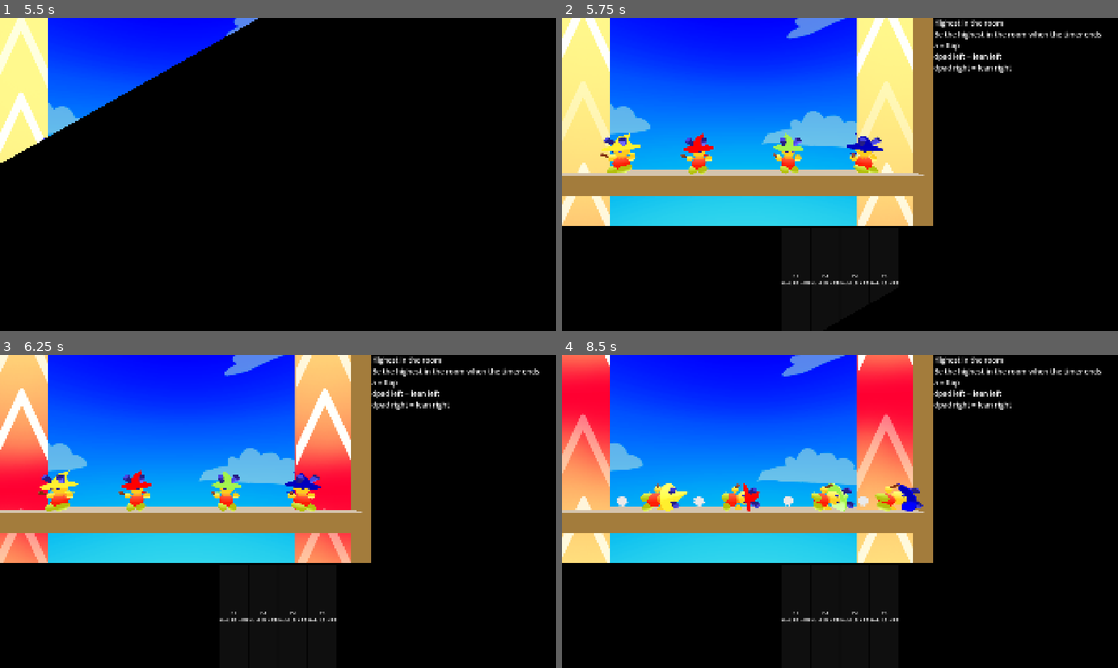
Above: before the commit, frames 1-4 (two rows, left to right).
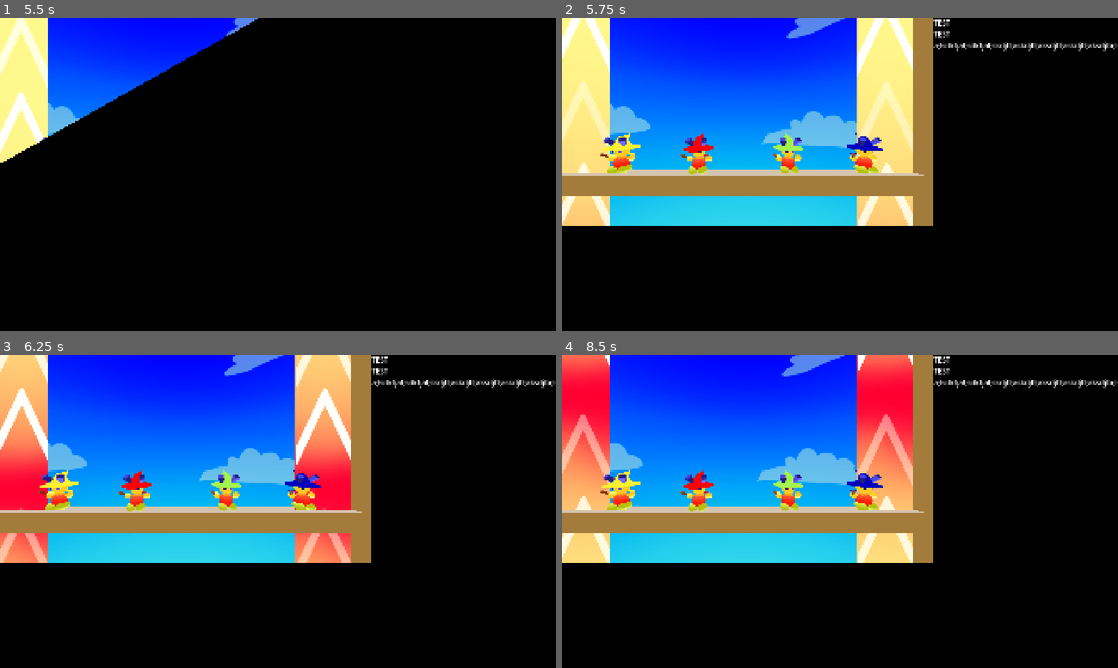
Above: after the commit, the same moments.

Repository: JZxAkuma/Game-Prototype-3
Game: Godot game, scene res://DO NOT TOUCH/Scene/main.tscn
The game is run twice, just before and just after one commit, with the same random seed, the same clock (stepped at 60 frames per second) and the same inputs.
Inputs (mouse positions are in pixels of both pictures, inside the frame that each line leads up to):
- Up to frame 1 (5.5 s): tap Enter (ui_accept) at 0.5 s; move the mouse to (400, 158) at 0.52 s; hold D (right) 0.53-1.28 s; hold J (a) 0.53-1.28 s; tap 2 (flappy) at 0.77, 1.07, 1.52, 1.82, 3.77, 4.07, 4.52, 4.82, 5.27 s; tap K (b) at 0.8, 1.35, 5.3 s; move the mouse to (166, 190) at 1.27 s; hold S (down) 1.28-2 s; tap Ctrl (control) at 1.55 s; click "Start" at 2 s; tap A (left) at 2.75, 3.5 s; move the mouse to (333, 105) at 2.77 s; hold D (right) 2.78-3.53 s; hold Ctrl (control) 2.78-3.53 s; tap U (x) at 3.05, 3.6 s; move the mouse to (250, 237) at 3.52 s; hold W (up) 3.53-4.28 s; tap I (y) at 3.8, 4.35 s; move the mouse to (444, 221) at 4.27 s; hold J (a) 4.28-5.03 s; hold A (left) from 4.28 s (still down); move the mouse to (111, 127) at 5.02 s; tap J (a) at 5.1 s
- Up to frame 2 (5.75 s): keep holding A (left); tap 2 (flappy) at 5.57 s
- Up to frame 3 (6.25 s): move the mouse to (305, 511) at 5.77 s; release A (left) at 5.78 s; hold S (down) from 5.78 s (still down); hold K (b) from 5.78 s (still down); tap Ctrl (control) at 6.05 s
- Up to frame 4 (8.5 s): move the mouse to (756, 433) at 6.52 s; release S (down) at 6.53 s; release K (b) at 6.53 s; hold D (right) 6.53-7.28 s; tap 3 (button mash) at 6.6 s; tap 2 (flappy) at 6.77, 7.07, 7.52, 7.82, 8.27 s; tap U (x) at 6.8 s; move the mouse to (962, 495) at 7.27 s; hold W (up) 7.28-8.03 s; hold Ctrl (control) 7.28-8.03 s; tap I (y) at 7.55 s; move the mouse to (728, 527) at 8.02 s; hold D (right) from 8.03 s (still down); tap O (lb) at 8.1 s; tap J (a) at 8.3 s

Frame 1 is identical in both runs. In frame 2, 1.5% of the frame differs, in the area x 39-100%, y 0-86%; in frame 3, 2.0%; in frame 4, 5.2%, in the area x 6-100%, y 0-86%.
Error after the commit: Attempt to call function '_setup' in base 'null instance' on a null instance. (res://DO)

Commit message:
Tutorial layer now is its own scene

Diff:
--- a/DO NOT TOUCH/Scene/minigames/button_mash/button_mash_scene.tscn
+++ b/DO NOT TOUCH/Scene/minigames/button_mash/button_mash_scene.tscn
@@ -1,8 +1,8 @@
 [gd_scene format=3 uid="uid://ccggb32hynvgy"]
 
 [ext_resource type="Script" uid="uid://bjsvm3o87n8ad" path="res://DO NOT TOUCH/Scene/minigames/button_mash/button_mash_scene.gd" id="1_0ogq5"]
-[ext_resource type="Script" uid="uid://bx3kx57jxf8y6" path="res://DO NOT TOUCH/Script/tutorial_layer.gd" id="1_hvlx4"]
 [ext_resource type="Texture2D" uid="uid://dy2fyap6ohcqn" path="res://DO NOT TOUCH/2D/UI Assets/3.png" id="2_anxg6"]
+[ext_resource type="PackedScene" uid="uid://dsmkx52vl5as8" path="res://DO NOT TOUCH/Scene/tutorial_layer.tscn" id="2_m2ndw"]
 [ext_resource type="Texture2D" uid="uid://cq6ekl48c2skp" path="res://DO NOT TOUCH/2D/UI Assets/2.png" id="3_qc7bq"]
 [ext_resource type="Texture2D" uid="uid://b6fe8u31gibph" path="res://DO NOT TOUCH/2D/UI Assets/1.png" id="4_yk74a"]
 [ext_resource type="Texture2D" uid="uid://cr30sryc5sssp" path="res://DO NOT TOUCH/2D/UI Assets/Go.png" id="5_pgo1g"]
@@ -352,73 +352,8 @@
 tutorial_ui = NodePath("Tutorial layer")
 anim = NodePath("countdown layer/AnimationPlayer")
 
-[node name="Tutorial layer" type="CanvasLayer" parent="." unique_id=371981431 node_paths=PackedStringArray("play_cam")]
-script = ExtResource("1_hvlx4")
+[node name="Tutorial layer" parent="." unique_id=364946351 node_paths=PackedStringArray("play_cam") instance=ExtResource("2_m2ndw")]
 play_cam = NodePath("../Game scene/Camera3D")
-
-[node name="Control" type="Control" parent="Tutorial layer" unique_id=863140802]
-layout_mode = 3
-anchors_preset = 15
-anchor_right = 1.0
-anchor_bottom = 1.0
-grow_horizontal = 2
-grow_vertical = 2
-
-[node name="ColorRect" type="ColorRect" parent="Tutorial layer/Control" unique_id=1254458943]
-layout_mode = 1
-anchors_preset = 15
-anchor_right = 1.0
-anchor_bottom = 1.0
-grow_horizontal = 2
-grow_vertical = 2
-color = Color(0, 0, 0, 1)
-
-[node name="VBoxContainer" type="VBoxContainer" parent="Tutorial layer/Control" unique_id=394956181]
-layout_mode = 1
-anchors_preset = 15
-anchor_right = 1.0
-anchor_bottom = 1.0
-grow_horizontal = 2
-grow_vertical = 2
-
-[node name="HBoxContainer" type="HBoxContainer" parent="Tutorial layer/Control/VBoxContainer" unique_id=1762301987]
-layout_mode = 2
-
-[node name="SubViewportContainer" type="SubViewportContainer" parent="Tutorial layer/Control/VBoxContainer/HBoxContainer" unique_id=1038716467]
-layout_mode = 2
-
-[node name="SubViewport" type="SubViewport" parent="Tutorial layer/Control/VBoxContainer/HBoxContainer/SubViewportContainer" unique_id=176680657]
-handle_input_locally = false
-size = Vector2i(1280, 720)
-render_target_update_mode = 4
-
-[node name="Camera3D" type="Camera3D" parent="Tutorial layer/Control/VBoxContainer/HBoxContainer/SubViewportContainer/SubViewport" unique_id=1723845967]
-transform = Transform3D(1, 0, 0, 0, 0.46342772, 0.8861348, 0, -0.8861348, 0.46342772, 0, 11.208, 9.22102)
-
-[node name="VBoxContainer" type="VBoxContainer" parent="Tutorial layer/Control/VBoxContainer/HBoxContainer" unique_id=1690808969]
-layout_mode = 2
-size_flags_horizontal = 3
-
-[node name="title label" type="Label" parent="Tutorial layer/Control/VBoxContainer/HBoxContainer/VBoxContainer" unique_id=735862391]
-layout_mode = 2
-theme_override_font_sizes/font_size = 25
-text = "TEST"
-
-[node name="goal label" type="Label" parent="Tutorial layer/Control/VBoxContainer/HBoxContainer/VBoxContainer" unique_id=1853717980]
-layout_mode = 2
-theme_override_font_sizes/font_size = 25
-text = "TEST"
-
-[node name="controls label" type="Label" parent="Tutorial layer/Control/VBoxContainer/HBoxContainer/VBoxContainer" unique_id=690976007]
-layout_mode = 2
-theme_override_font_sizes/font_size = 25
-text = "a;lsdkfjal;sdkfjal;skdjfl;askdjfl;aksdjfl;askdjfl;aksdjfa;lskdjfal;skdfjasl;dkfjasl;dkfjal;sdkfjlsa;dkfjasdlk;fjasl;dkfjlasdkfj"
-autowrap_mode = 3
-
-[node name="tutorial card container" type="HBoxContainer" parent="Tutorial layer/Control/VBoxContainer" unique_id=1712438063]
-layout_mode = 2
-size_flags_vertical = 3
-alignment = 1
 
 [node name="countdown layer" type="CanvasLayer" parent="." unique_id=202536949]
 
@@ -513,12 +448,16 @@
 [node name="spawns" type="Node3D" parent="." unique_id=1171670973]
 
 [node name="Marker3D" type="Marker3D" parent="spawns" unique_id=1129438426]
+transform = Transform3D(1, 0, 0, 0, 1, 0, 0, 0, 1, -4, 0, 0)
 
 [node name="Marker3D2" type="Marker3D" parent="spawns" unique_id=1638181900]
+transform = Transform3D(1, 0, 0, 0, 1, 0, 0, 0, 1, 4, 0, 0)
 
 [node name="Marker3D3" type="Marker3D" parent="spawns" unique_id=672791851]
+transform = Transform3D(1, 0, 0, 0, 1, 0, 0, 0, 1, -8, 0, 0)
 
 [node name="Marker3D4" type="Marker3D" parent="spawns" unique_id=2145981091]
+transform = Transform3D(1, 0, 0, 0, 1, 0, 0, 0, 1, 8, 0, 0)
 
 [node name="Game scene" type="Node3D" parent="." unique_id=960113387]
 
--- a/DO NOT TOUCH/Scene/minigames/flappy_bird/flappy_scene.tscn
+++ b/DO NOT TOUCH/Scene/minigames/flappy_bird/flappy_scene.tscn
@@ -1,11 +1,11 @@
 [gd_scene format=3 uid="uid://dailkysoenfv8"]
 
 [ext_resource type="Script" uid="uid://bg7lq0tpxc62x" path="res://DO NOT TOUCH/Scene/minigames/flappy_bird/minigame_flappy.gd" id="1_vygtr"]
-[ext_resource type="Script" uid="uid://bx3kx57jxf8y6" path="res://DO NOT TOUCH/Script/tutorial_layer.gd" id="2_2mow2"]
 [ext_resource type="Shader" uid="uid://c1alju3yplb4m" path="res://DO NOT TOUCH/shader/SkyScroller.gdshader" id="2_s7rr5"]
 [ext_resource type="Texture2D" uid="uid://dy2fyap6ohcqn" path="res://DO NOT TOUCH/2D/UI Assets/3.png" id="3_1nc1h"]
 [ext_resource type="Texture2D" uid="uid://cols7mqcx0dji" path="res://DO NOT TOUCH/Environmental Assets/Sky Scroller/Skybox.png" id="3_c8yw6"]
 [ext_resource type="Texture2D" uid="uid://cq6ekl48c2skp" path="res://DO NOT TOUCH/2D/UI Assets/2.png" id="4_wwr53"]
+[ext_resource type="PackedScene" uid="uid://dsmkx52vl5as8" path="res://DO NOT TOUCH/Scene/tutorial_layer.tscn" id="5_hjrpj"]
 [ext_resource type="Texture2D" uid="uid://bnh0syx3mml5t" path="res://DO NOT TOUCH/2D/UI Assets/Arrows.png" id="5_r0dul"]
 [ext_resource type="Texture2D" uid="uid://b6fe8u31gibph" path="res://DO NOT TOUCH/2D/UI Assets/1.png" id="5_s7rr5"]
 [ext_resource type="Texture2D" uid="uid://cr30sryc5sssp" path="res://DO NOT TOUCH/2D/UI Assets/Go.png" id="6_c8yw6"]
@@ -415,7 +415,7 @@
 play_mode = 5
 players_root = NodePath("players")
 spawns = NodePath("spawns")
-tutorial_ui = NodePath("Tutorial layer")
+tutorial_ui = NodePath("")
 anim = NodePath("countdown layer/AnimationPlayer")
 
 [node name="Game scene" type="Node3D" parent="." unique_id=1789420498]
@@ -478,73 +478,8 @@
 [node name="Marker3D4" type="Marker3D" parent="spawns" unique_id=388128254]
 transform = Transform3D(-1, 0, -8.742278e-08, 0, 1, 0, 8.742278e-08, 0, -1, -6.624716, 0.5379045, 0)
 
-[node name="Tutorial layer" type="CanvasLayer" parent="." unique_id=377442424 node_paths=PackedStringArray("play_cam")]
-script = ExtResource("2_2mow2")
+[node name="Tutorial layer" parent="." unique_id=364946351 node_paths=PackedStringArray("play_cam") instance=ExtResource("5_hjrpj")]
 play_cam = NodePath("../Game scene/Camera3D")
-
-[node name="Control" type="Control" parent="Tutorial layer" unique_id=2033016388]
-layout_mode = 3
-anchors_preset = 15
-anchor_right = 1.0
-anchor_bottom = 1.0
-grow_horizontal = 2
-grow_vertical = 2
-
-[node name="ColorRect" type="ColorRect" parent="Tutorial layer/Control" unique_id=1398082228]
-layout_mode = 1
-anchors_preset = 15
-anchor_right = 1.0
-anchor_bottom = 1.0
-grow_horizontal = 2
-grow_vertical = 2
-color = Color(0, 0, 0, 1)
-
-[node name="VBoxContainer" type="VBoxContainer" parent="Tutorial layer/Control" unique_id=474064214]
-layout_mode = 1
-anchors_preset = 15
-anchor_right = 1.0
-anchor_bottom = 1.0
-grow_horizontal = 2
-grow_vertical = 2
-
-[node name="HBoxContainer" type="HBoxContainer" parent="Tutorial layer/Control/VBoxContainer" unique_id=1114251908]
-layout_mode = 2
-
-[node name="SubViewportContainer" type="SubViewportContainer" parent="Tutorial layer/Control/VBoxContainer/HBoxContainer" unique_id=1574139594]
-layout_mode = 2
-
-[node name="SubViewport" type="SubViewport" parent="Tutorial layer/Control/VBoxContainer/HBoxContainer/SubViewportContainer" unique_id=1970576063]
-handle_input_locally = false
-size = Vector2i(1280, 720)
-render_target_update_mode = 4
-
-[node name="Camera3D" type="Camera3D" parent="Tutorial layer/Control/VBoxContainer/HBoxContainer/SubViewportContainer/SubViewport" unique_id=1936540379]
-transform = Transform3D(1, 0, 0, 0, 0.46342772, 0.8861348, 0, -0.8861348, 0.46342772, 0, 11.208, 9.22102)
-
-[node name="VBoxContainer" type="VBoxContainer" parent="Tutorial layer/Control/VBoxContainer/HBoxContainer" unique_id=1076646798]
-layout_mode = 2
-size_flags_horizontal = 3
-
-[node name="title label" type="Label" parent="Tutorial layer/Control/VBoxContainer/HBoxContainer/VBoxContainer" unique_id=280032669]
-layout_mode = 2
-theme_override_font_sizes/font_size = 25
-text = "TEST"
-
-[node name="goal label" type="Label" parent="Tutorial layer/Control/VBoxContainer/HBoxContainer/VBoxContainer" unique_id=372316571]
-layout_mode = 2
-theme_override_font_sizes/font_size = 25
-text = "TEST"
-
-[node name="controls label" type="Label" parent="Tutorial layer/Control/VBoxContainer/HBoxContainer/VBoxContainer" unique_id=379639032]
-layout_mode = 2
-theme_override_font_sizes/font_size = 25
-text = "a;lsdkfjal;sdkfjal;skdjfl;askdjfl;aksdjfl;askdjfl;aksdjfa;lskdjfal;skdfjasl;dkfjasl;dkfjal;sdkfjlsa;dkfjasdlk;fjasl;dkfjlasdkfj"
-autowrap_mode = 3
-
-[node name="tutorial card container" type="HBoxContainer" parent="Tutorial layer/Control/VBoxContainer" unique_id=2003437422]
-layout_mode = 2
-size_flags_vertical = 3
-alignment = 1
 
 [node name="countdown layer" type="CanvasLayer" parent="." unique_id=1560589044]
 
--- a/DO NOT TOUCH/Scene/minigames/sumo/sumo_scene.tscn
+++ b/DO NOT TOUCH/Scene/minigames/sumo/sumo_scene.tscn
@@ -1,7 +1,7 @@
 [gd_scene format=3 uid="uid://0egxmhr38hwu"]
 
 [ext_resource type="Script" uid="uid://60kke3ncck1y" path="res://DO NOT TOUCH/Scene/minigames/sumo/minigame_sumo.gd" id="1_qmvo0"]
-[ext_resource type="Script" uid="uid://bx3kx57jxf8y6" path="res://DO NOT TOUCH/Script/tutorial_layer.gd" id="2_xvggm"]
+[ext_resource type="PackedScene" uid="uid://dsmkx52vl5as8" path="res://DO NOT TOUCH/Scene/tutorial_layer.tscn" id="2_a251r"]
 [ext_resource type="Texture2D" uid="uid://dd8q8q4uo5tio" path="res://DO NOT TOUCH/Environmental Assets/TiledTextures/GrassTiles.png" id="3_ddogw"]
 [ext_resource type="Shader" uid="uid://c1alju3yplb4m" path="res://DO NOT TOUCH/shader/SkyScroller.gdshader" id="3_kvsk5"]
 [ext_resource type="Texture2D" uid="uid://dy2fyap6ohcqn" path="res://DO NOT TOUCH/2D/UI Assets/3.png" id="3_s825s"]
@@ -116,19 +116,19 @@
 tracks/8/type = "value"
 tracks/8/imported = false
 tracks/8/enabled = true
-tracks/8/path = NodePath("Game scene/Camera3D:fov")
+tracks/8/path = NodePath("countdown layer/3:offset_transform_scale")
 tracks/8/interp = 1
 tracks/8/loop_wrap = true
 tracks/8/keys = {
 "times": PackedFloat32Array(0),
 "transitions": PackedFloat32Array(1),
 "update": 0,
-"values": [75.0]
+"values": [Vector2(1, 1)]
 }
 tracks/9/type = "value"
 tracks/9/imported = false
 tracks/9/enabled = true
-tracks/9/path = NodePath("countdown layer/3:offset_transform_scale")
+tracks/9/path = NodePath("countdown layer/2:offset_transform_scale")
 tracks/9/interp = 1
 tracks/9/loop_wrap = true
 tracks/9/keys = {
@@ -140,7 +140,7 @@
 tracks/10/type = "value"
 tracks/10/imported = false
 tracks/10/enabled = true
-tracks/10/path = NodePath("countdown layer/2:offset_transform_scale")
+tracks/10/path = NodePath("countdown layer/1:offset_transform_scale")
 tracks/10/interp = 1
 tracks/10/loop_wrap = true
 tracks/10/keys = {
@@ -152,22 +152,10 @@
 tracks/11/type = "value"
 tracks/11/imported = false
 tracks/11/enabled = true
-tracks/11/path = NodePath("countdown layer/1:offset_transform_scale")
+tracks/11/path = NodePath("countdown layer/Go:offset_transform_scale")
 tracks/11/interp = 1
 tracks/11/loop_wrap = true
 tracks/11/keys = {
-"times": PackedFloat32Array(0),
-"transitions": PackedFloat32Array(1),
-"update": 0,
-"values": [Vector2(1, 1)]
-}
-tracks/12/type = "value"
-tracks/12/imported = false
-tracks/12/enabled = true
-tracks/12/path = NodePath("countdown layer/Go:offset_transform_scale")
-tracks/12/interp = 1
-tracks/12/loop_wrap = true
-tracks/12/keys = {
 "times": PackedFloat32Array(0),
 "transitions": PackedFloat32Array(1),
 "update": 0,
@@ -276,23 +264,23 @@
 tracks/8/type = "value"
 tracks/8/imported = false
 tracks/8/enabled = true
-tracks/8/path = NodePath("Game scene/Camera3D:fov")
+tracks/8/path = NodePath("countdown layer/3:offset_transform_scale")
 tracks/8/interp = 1
 tracks/8/loop_wrap = true
 tracks/8/keys = {
-"times": PackedFloat32Array(0, 1, 2, 3.0000002, 4),
-"transitions": PackedFloat32Array(13, 13, 13, 13, 13),
-"update": 0,
-"values": [75.0, 70.0, 65.0, 60.0, 75.0]
+"times": PackedFloat32Array(0, 1),
+"transitions": PackedFloat32Array(13, 0.1),
+"update": 0,
+"values": [Vector2(1, 1), Vector2(0.5, 0.5)]
 }
 tracks/9/type = "value"
 tracks/9/imported = false
 tracks/9/enabled = true
-tracks/9/path = NodePath("countdown layer/3:offset_transform_scale")
+tracks/9/path = NodePath("countdown layer/2:offset_transform_scale")
 tracks/9/interp = 1
 tracks/9/loop_wrap = true
 tracks/9/keys = {
-"times": PackedFloat32Array(0, 1),
+"times": PackedFloat32Array(1, 2),
 "transitions": PackedFloat32Array(13, 0.1),
 "update": 0,
 "values": [Vector2(1, 1), Vector2(0.5, 0.5)]
@@ -300,11 +288,11 @@
 tracks/10/type = "value"
 tracks/10/imported = false
 tracks/10/enabled = true
-tracks/10/path = NodePath("countdown layer/2:offset_transform_scale")
+tracks/10/path = NodePath("countdown layer/1:offset_transform_scale")
 tracks/10/interp = 1
 tracks/10/loop_wrap = true
 tracks/10/keys = {
-"times": PackedFloat32Array(1, 2),
+"times": PackedFloat32Array(2, 3.0000002),
 "transitions": PackedFloat32Array(13, 0.1),
 "update": 0,
 "values": [Vector2(1, 1), Vector2(0.5, 0.5)]
@@ -312,22 +300,10 @@
 tracks/11/type = "value"
 tracks/11/imported = false
 tracks/11/enabled = true
-tracks/11/path = NodePath("countdown layer/1:offset_transform_scale")
+tracks/11/path = NodePath("countdown layer/Go:offset_transform_scale")
 tracks/11/interp = 1
 tracks/11/loop_wrap = true
 tracks/11/keys = {
-"times": PackedFloat32Array(2, 3.0000002),
-"transitions": PackedFloat32Array(13, 0.1),
-"update": 0,
-"values": [Vector2(1, 1), Vector2(0.5, 0.5)]
-}
-tracks/12/type = "value"
-tracks/12/imported = false
-tracks/12/enabled = true
-tracks/12/path = NodePath("countdown layer/Go:offset_transform_scale")
-tracks/12/interp = 1
-tracks/12/loop_wrap = true
-tracks/12/keys = {
 "times": PackedFloat32Array(3.0000002, 4),
 "transitions": PackedFloat32Array(13, 0.1),
 "update": 0,
@@ -451,76 +427,11 @@
 play_mode = 4
 players_root = NodePath("players")
 spawns = NodePath("spawns")
-tutorial_ui = NodePath("Tutorial layer")
+tutorial_ui = NodePath("")
 anim = NodePath("countdown layer/AnimationPlayer")
 
-[node name="Tutorial layer" type="CanvasLayer" parent="." unique_id=371981431 node_paths=PackedStringArray("play_cam")]
-script = ExtResource("2_xvggm")
+[node name="Tutorial layer" parent="." unique_id=364946351 node_paths=PackedStringArray("play_cam") instance=ExtResource("2_a251r")]
 play_cam = NodePath("../Game scene/Camera3D")
-
-[node name="Control" type="Control" parent="Tutorial layer" unique_id=863140802]
-layout_mode = 3
-anchors_preset = 15
-anchor_right = 1.0
-anchor_bottom = 1.0
-grow_horizontal = 2
-grow_vertical = 2
-
-[node name="ColorRect" type="ColorRect" parent="Tutorial layer/Control" unique_id=1254458943]
-layout_mode = 1
-anchors_preset = 15
-anchor_right = 1.0
-anchor_bottom = 1.0
-grow_horizontal = 2
-grow_vertical = 2
-color = Color(0, 0, 0, 1)
-
-[node name="VBoxContainer" type="VBoxContainer" parent="Tutorial layer/Control" unique_id=394956181]
-layout_mode = 1
-anchors_preset = 15
-anchor_right = 1.0
-anchor_bottom = 1.0
-grow_horizontal = 2
-grow_vertical = 2
-
-[node name="HBoxContainer" type="HBoxContainer" parent="Tutorial layer/Control/VBoxContainer" unique_id=1762301987]
-layout_mode = 2
-
-[node name="SubViewportContainer" type="SubViewportContainer" parent="Tutorial layer/Control/VBoxContainer/HBoxContainer" unique_id=1038716467]
-layout_mode = 2
-
-[node name="SubViewport" type="SubViewport" parent="Tutorial layer/Control/VBoxContainer/HBoxContainer/SubViewportContainer" unique_id=176680657]
-handle_input_locally = false
-size = Vector2i(1280, 720)
-render_target_update_mode = 4
-
-[node name="Camera3D" type="Camera3D" parent="Tutorial layer/Control/VBoxContainer/HBoxContainer/SubViewportContainer/SubViewport" unique_id=1723845967]
-transform = Transform3D(1, 0, 0, 0, 0.46342772, 0.8861348, 0, -0.8861348, 0.46342772, 0, 11.208, 9.22102)
-
-[node name="VBoxContainer" type="VBoxContainer" parent="Tutorial layer/Control/VBoxContainer/HBoxContainer" unique_id=1690808969]
-layout_mode = 2
-size_flags_horizontal = 3
-
-[node name="title label" type="Label" parent="Tutorial layer/Control/VBoxContainer/HBoxContainer/VBoxContainer" unique_id=735862391]
-layout_mode = 2
-theme_override_font_sizes/font_size = 25
-text = "TEST"
-
-[node name="goal label" type="Label" parent="Tutorial layer/Control/VBoxContainer/HBoxContainer/VBoxContainer" unique_id=1853717980]
-layout_mode = 2
-theme_override_font_sizes/font_size = 25
-text = "TEST"
-
-[node name="controls label" type="Label" parent="Tutorial layer/Control/VBoxContainer/HBoxContainer/VBoxContainer" unique_id=690976007]
-layout_mode = 2
-theme_override_font_sizes/font_size = 25
-text = "a;lsdkfjal;sdkfjal;skdjfl;askdjfl;aksdjfl;askdjfl;aksdjfa;lskdjfal;skdfjasl;dkfjasl;dkfjal;sdkfjlsa;dkfjasdlk;fjasl;dkfjlasdkfj"
-autowrap_mode = 3
-
-[node name="tutorial card container" type="HBoxContainer" parent="Tutorial layer/Control/VBoxContainer" unique_id=1712438063]
-layout_mode = 2
-size_flags_vertical = 3
-alignment = 1
 
 [node name="countdown layer" type="CanvasLayer" parent="." unique_id=202536949]
 
--- /dev/null
+++ b/DO NOT TOUCH/Scene/tutorial_layer.tscn
@@ -0,0 +1,71 @@
+[gd_scene format=3 uid="uid://dsmkx52vl5as8"]
+
+[ext_resource type="Script" uid="uid://bx3kx57jxf8y6" path="res://DO NOT TOUCH/Script/tutorial_layer.gd" id="1_joyeq"]
+
+[node name="Tutorial layer" type="CanvasLayer" unique_id=364946351 node_paths=PackedStringArray("play_cam")]
+script = ExtResource("1_joyeq")
+play_cam = NodePath("")
+
+[node name="Control" type="Control" parent="." unique_id=1071775178]
+layout_mode = 3
+anchors_preset = 15
+anchor_right = 1.0
+anchor_bottom = 1.0
+grow_horizontal = 2
+grow_vertical = 2
+
+[node name="ColorRect" type="ColorRect" parent="Control" unique_id=819809154]
+layout_mode = 1
+anchors_preset = 15
+anchor_right = 1.0
+anchor_bottom = 1.0
+grow_horizontal = 2
+grow_vertical = 2
+color = Color(0, 0, 0, 1)
+
+[node name="VBoxContainer" type="VBoxContainer" parent="Control" unique_id=1356650025]
+layout_mode = 1
+anchors_preset = 15
+anchor_right = 1.0
+anchor_bottom = 1.0
+grow_horizontal = 2
+grow_vertical = 2
+
+[node name="HBoxContainer" type="HBoxContainer" parent="Control/VBoxContainer" unique_id=1596777545]
+layout_mode = 2
+
+[node name="SubViewportContainer" type="SubViewportContainer" parent="Control/VBoxContainer/HBoxContainer" unique_id=2089762891]
+layout_mode = 2
+
+[node name="SubViewport" type="SubViewport" parent="Control/VBoxContainer/HBoxContainer/SubViewportContainer" unique_id=319351335]
+handle_input_locally = false
+size = Vector2i(1280, 720)
+render_target_update_mode = 4
+
+[node name="Camera3D" type="Camera3D" parent="Control/VBoxContainer/HBoxContainer/SubViewportContainer/SubViewport" unique_id=38674220]
+transform = Transform3D(1, 0, 0, 0, 0.46342772, 0.8861348, 0, -0.8861348, 0.46342772, 0, 11.208, 9.22102)
+
+[node name="VBoxContainer" type="VBoxContainer" parent="Control/VBoxContainer/HBoxContainer" unique_id=1691555161]
+layout_mode = 2
+size_flags_horizontal = 3
+
+[node name="title label" type="Label" parent="Control/VBoxContainer/HBoxContainer/VBoxContainer" unique_id=1175872537]
+layout_mode = 2
+theme_override_font_sizes/font_size = 25
+text = "TEST"
+
+[node name="goal label" type="Label" parent="Control/VBoxContainer/HBoxContainer/VBoxContainer" unique_id=352598737]
+layout_mode = 2
+theme_override_font_sizes/font_size = 25
+text = "TEST"
+
+[node name="controls label" type="Label" parent="Control/VBoxContainer/HBoxContainer/VBoxContainer" unique_id=1631388083]
+layout_mode = 2
+theme_override_font_sizes/font_size = 25
+text = "a;lsdkfjal;sdkfjal;skdjfl;askdjfl;aksdjfl;askdjfl;aksdjfa;lskdjfal;skdfjasl;dkfjasl;dkfjal;sdkfjlsa;dkfjasdlk;fjasl;dkfjlasdkfj"
+autowrap_mode = 2
+
+[node name="tutorial card container" type="HBoxContainer" parent="Control/VBoxContainer" unique_id=2119829261]
+layout_mode = 2
+size_flags_vertical = 3
+alignment = 1
Not shown: 3 places in DO NOT TOUCH/Scene/minigames/flappy_bird/flappy_scene.tscn that only renumber resources
Not shown: 1 places in DO NOT TOUCH/Scene/minigames/sumo/sumo_scene.tscn that only renumber resources
